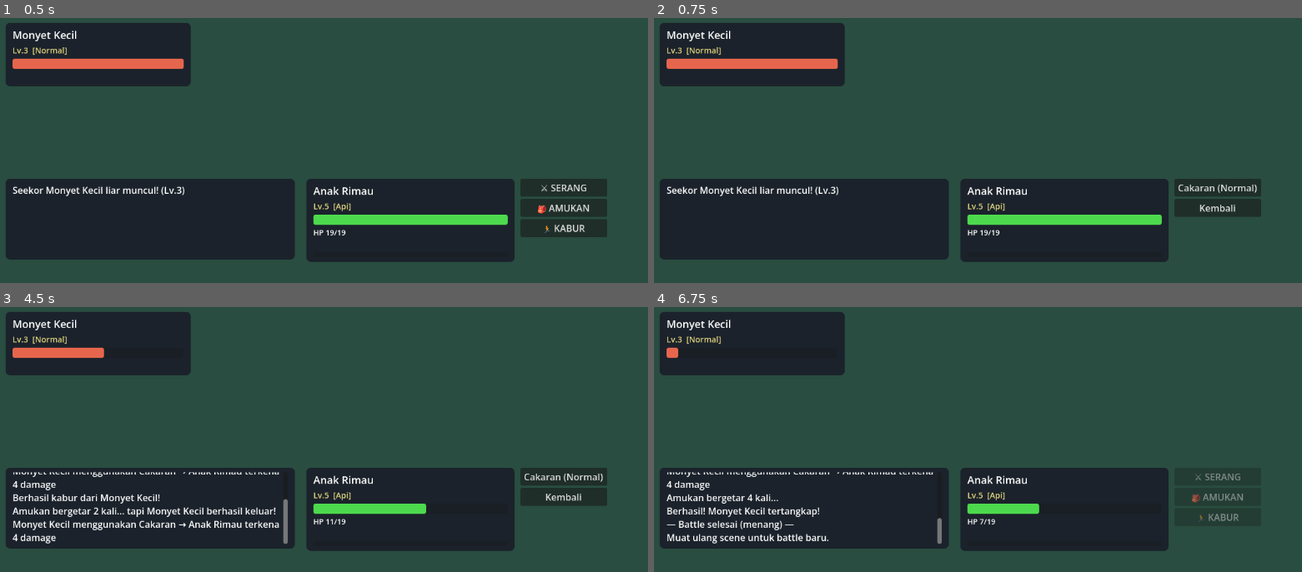
Above: before the commit, frames 1-4 (two rows, left to right).
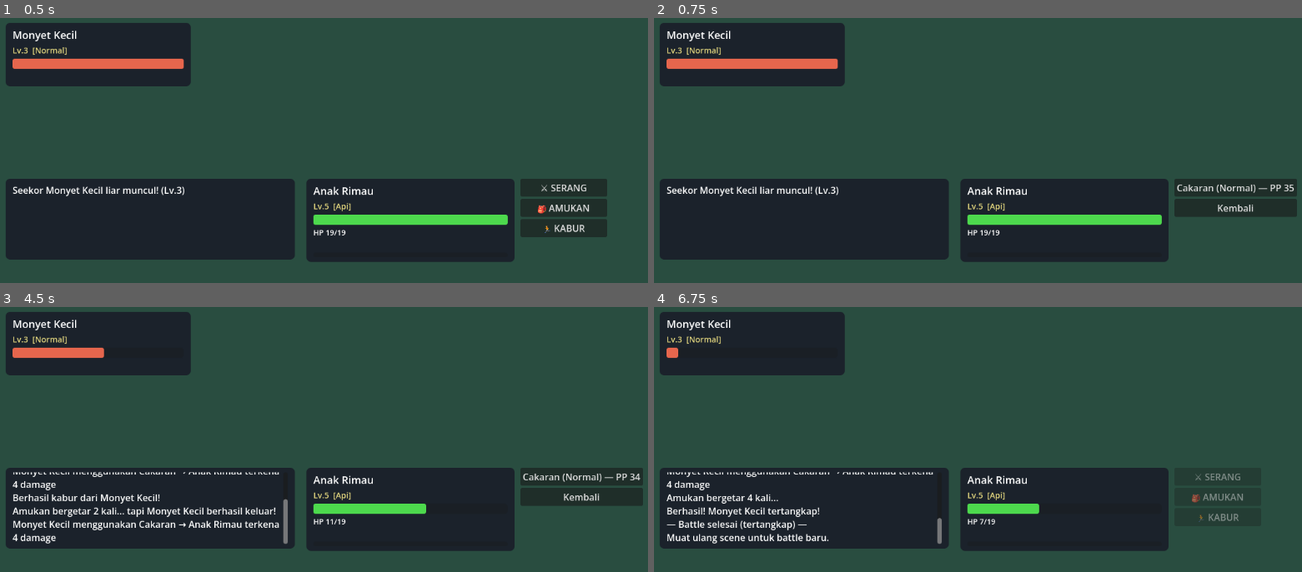
Above: after the commit, the same moments.

Repository: adminberitakarya-Aji/nusamon
Game: Godot game, scene res://game/battle/battle_scene.tscn
The game is run twice, just before and just after one commit, with the same random seed, the same clock (stepped at 60 frames per second) and the same inputs.
Inputs:
- Up to frame 1 (0.5 s): no input
- Up to frame 2 (0.75 s): click "⚔ SERANG" at 0.5 s
- Up to frame 3 (4.5 s): click "Cakaran (Normal)" (after the commit: "Cakaran (Normal) — PP 35") at 1.25 s; click "🏃 KABUR" at 2 s; click "🎒 AMUKAN" at 2.75 s; click "Amukan" at 3.5 s; click "⚔ SERANG" at 4.25 s
- Up to frame 4 (6.75 s): click "Cakaran (Normal)" (after the commit: "Cakaran (Normal) — PP 34") at 5 s; click "🎒 AMUKAN" at 5.75 s; click "Amukan Kuat" at 6.5 s

Frame 1 is identical in both runs. In frame 2, 1.1% of the frame differs, in the area x 80-100%, y 60-75%; in frame 3, 1.1%; in frame 4, 0.2%.

Commit message:
Fase 1 selesai: tahap stat (buff/debuff/heal) + PP & Meronta + fix efek saat kena + tes scene headless

Diff:
--- a/game/battle/battle_scene.gd
+++ b/game/battle/battle_scene.gd
@@ -1,7 +1,8 @@
 extends Control
 ## Battle scene prototipe NUSAMON — UI dibangun programatik.
 ## Pemakaian: jalankan proyek (scene utama) → battle vs Nusamon liar.
-## Sistem aktif: serang (4 move), Amukan (4 jenis), kabur, EXP, evolusi.
+## Sistem aktif: serang (4 move, PP), tahap stat (buff/debuff/heal), status,
+## Amukan (4 jenis), kabur, EXP, evolusi.
 
 const WILD_IDS := [22, 23, 24]          # rusa, monyet, ayam (Common — Jawa)
 const WILD_LEVEL_RANGE := [2, 6]
@@ -217,8 +218,12 @@
 # ------------------------------------------------------------ giliran & serangan
 
 func _pilih_move(idx: int) -> void:
+	var id := String(player.move_ids[idx])
+	if player.pp_move(id) <= 0:
+		_log("PP %s habis! Pilih move lain." % id)
+		return
 	_tutup_sub_menu()
-	var mv := BattleEngine.cari_move(moves_db, String(player.move_ids[idx]))
+	var mv := BattleEngine.cari_move(moves_db, id)
 	_giliran(true, mv)
 
 
@@ -239,12 +244,24 @@
 
 
 func _move_pemain_acak() -> Dictionary:
-	var id := String(player.move_ids[rng.randi_range(0, player.move_ids.size() - 1)])
+	var tersedia: Array = []
+	for id in player.move_ids:
+		if player.pp_move(String(id)) > 0:
+			tersedia.append(id)
+	if tersedia.is_empty():
+		return BattleEngine.SAMARAN  # semua PP habis
+	var id := String(tersedia[rng.randi_range(0, tersedia.size() - 1)])
 	return BattleEngine.cari_move(moves_db, id)
 
 
 func _move_acak_musuh() -> Dictionary:
-	var id := String(wild.move_ids[rng.randi_range(0, wild.move_ids.size() - 1)])
+	var tersedia: Array = []
+	for id in wild.move_ids:
+		if wild.pp_move(String(id)) > 0:
+			tersedia.append(id)
+	if tersedia.is_empty():
+		return BattleEngine.SAMARAN  # semua PP habis
+	var id := String(tersedia[rng.randi_range(0, tersedia.size() - 1)])
 	return BattleEngine.cari_move(moves_db, id)
 
 
@@ -257,13 +274,15 @@
 			continue
 		var target := b if p == a else a
 		var mv := move_a if p == a else move_b
-		_eksekusi_serang(p, target, mv)
+		p.pakai_move(String(mv.get("id", "")))  # PP berkurang walau meleset
+		if _eksekusi_serang(p, target, mv):
+			# efek lanjutan (status/buff/debuff/heal) hanya bila serangan kena
+			_cek_efek_move(p, mv, target)
 		_update_bars()
 		if target.is_fainted():
 			_log("%s pingsan!" % target.display_name)
 			_akhir_battle(target == wild)
 			return
-		_cek_efek_move(mv, target)
 	# fase akhir: efek status kedua sisi
 	_fase_status(a)
 	_fase_status(b)
@@ -278,25 +297,25 @@
 		return
 
 
-func _eksekusi_serang(penyerang: NusamonInstance, bertahan: NusamonInstance, mv: Dictionary) -> void:
+func _eksekusi_serang(penyerang: NusamonInstance, bertahan: NusamonInstance, mv: Dictionary) -> bool:
 	# cek tidur / kelumpuhan sebelum menyerang
 	if penyerang.status == "tidur":
 		_log("%s tidur nyenyak..." % penyerang.display_name)
-		return
+		return false
 	if penyerang.status == "kelumpuhan" and rng.randf() < BattleEngine.PELUANG_LOMPAT_KELUMPUHAN:
 		_log("%s lumpuh dan tidak bisa bergerak!" % penyerang.display_name)
-		return
+		return false
 	var hasil := BattleEngine.execute_move(penyerang, bertahan, mv, chart, rng)
 	if hasil["missed"]:
 		_log("%s menggunakan %s... tapi meleset!" % [
 			penyerang.display_name, mv.get("nama", "?")])
-		return
+		return false
 	if mv.get("power", 0) <= 0:
 		_log("%s menggunakan %s." % [penyerang.display_name, mv.get("nama", "?")])
-		return
+		return true
 	if float(hasil["eff"]) == 0.0:
 		_log("Tidak berefek ke %s!" % bertahan.display_name)
-		return
+		return false
 	bertahan.take_damage(int(hasil["damage"]))
 	var catatan := ""
 	if bool(hasil["kritis"]):
@@ -308,18 +327,38 @@
 	_log("%s menggunakan %s → %s terkena %d damage%s" % [
 		penyerang.display_name, mv.get("nama", "?"),
 		bertahan.display_name, int(hasil["damage"]), catatan])
-
-
-func _cek_efek_move(mv: Dictionary, target: NusamonInstance) -> void:
+	return true
+
+
+## Terapkan efekData move. Buff/heal menimpa PENGguna; debuff/status menimpa target.
+func _cek_efek_move(pengguna: NusamonInstance, mv: Dictionary, target: NusamonInstance) -> void:
 	var efek: Variant = mv.get("efekData")
 	if efek == null or typeof(efek) != TYPE_DICTIONARY:
 		return
 	var jenis := String((efek as Dictionary).get("jenis", ""))
 	var peluang := float((efek as Dictionary).get("peluang", 0.0))
-	var jenis_status := ["luka_bakar", "racun", "kelumpuhan", "tidur"]
-	if jenis_status.has(jenis) and target.status == "" and rng.randf() < peluang:
-		BattleEngine.terapkan_status(target, jenis, rng)
-		_log("%s terkena status %s!" % [target.display_name, jenis])
+	match jenis:
+		"luka_bakar", "racun", "kelumpuhan", "tidur":
+			if target.status == "" and rng.randf() < peluang:
+				BattleEngine.terapkan_status(target, jenis, rng)
+				_log("%s terkena status %s!" % [target.display_name, jenis])
+		"debuff_atk":
+			if rng.randf() < peluang:
+				target.ubah_tahap_stat("atk", -1)
+				_log("ATK %s turun!" % target.display_name)
+		"buff_atk":
+			if rng.randf() < peluang:
+				pengguna.ubah_tahap_stat("atk", 1)
+				_log("ATK %s naik!" % pengguna.display_name)
+		"buff_def":
+			if rng.randf() < peluang:
+				pengguna.ubah_tahap_stat("def", 1)
+				_log("DEF %s naik!" % pengguna.display_name)
+		"heal_50":
+			if rng.randf() < peluang:
+				var pulih := maxi(1, int(floor(float(pengguna.max_hp) / 2.0)))
+				pengguna.heal(pulih)
+				_log("%s memulihkan %d HP!" % [pengguna.display_name, pulih])
 
 
 func _fase_status(mon: NusamonInstance) -> void:
@@ -348,10 +387,10 @@
 		_selesai(false)
 
 
-func _selesai(menang: bool) -> void:
+func _selesai(menang: bool, teks := "") -> void:
 	turn_aktif = true
 	_semua_menu(true)
-	_log("— Battle selesai (%s) —" % ("menang" if menang else "kalah"))
+	_log("— Battle selesai (%s) —" % (teks if teks != "" else ("menang" if menang else "kalah")))
 	_log("Muat ulang scene untuk battle baru.")
 
 
@@ -388,7 +427,7 @@
 		if getar > 0:
 			_log("Amukan bergetar %d kali..." % getar)
 		_log("Berhasil! %s tertangkap!" % wild.display_name)
-		_selesai(true)
+		_selesai(true, "tertangkap")
 		return
 	if getar > 0:
 		_log("Amukan bergetar %d kali... tapi %s berhasil keluar!" % [
@@ -420,8 +459,10 @@
 	for i in player.move_ids.size():
 		var mv := BattleEngine.cari_move(moves_db, String(player.move_ids[i]))
 		var idx := i
-		_tombol_menu("%s (%s)" % [mv.get("nama", ""), mv.get("tipe", "?")], menu_move,
-			func() -> void: _pilih_move(idx))
+		var pp := player.pp_move(String(mv.get("id", "")))
+		var b := _tombol_menu("%s (%s) — PP %d" % [mv.get("nama", ""), mv.get("tipe", "?"), pp],
+			menu_move, func() -> void: _pilih_move(idx))
+		b.disabled = pp <= 0
 	_tombol_menu("Kembali", menu_move, _tutup_sub_menu)
 	menu_move.visible = true
 
--- a/game/scripts/core/battle_engine.gd
+++ b/game/scripts/core/battle_engine.gd
@@ -12,6 +12,17 @@
 const RAND_MAX := 1.0
 
 const PELUANG_LOMPAT_KELUMPUHAN := 0.25
+
+## Move darurat bila semua PP habis (konvensi Pokémon: Struggle).
+const SAMARAN := {
+	"id": "meronta", "nama": "Meronta", "tipe": "Normal", "kategori": "fisik",
+	"power": 50, "akurasi": 100, "prioritas": 0, "efekData": null
+}
+
+
+## Faktor tahap stat (konvensi Pokémon): +1=×1.5, −1=×2/3, batas -6..+6.
+static func faktor_tahap(tahap: int) -> float:
+	return (2.0 + tahap) / 2.0 if tahap >= 0 else 2.0 / (2.0 - tahap)
 
 
 ## Cari move berdasarkan id di data/moves.json.
@@ -41,12 +52,12 @@
 	if power <= 0.0:
 		return hasil
 
-	# 3) stat serang/bertahan sesuai kategori
+	# 3) stat serang/bertahan sesuai kategori + tahap stat (buff/debuff)
 	var kategori := String(move.get("kategori", "fisik"))
 	var atk_key := "atk" if kategori == "fisik" else "spa"
 	var def_key := "def" if kategori == "fisik" else "spd"
-	var atk := float(penyerang.stats[atk_key])
-	var defn := float(bertahan.stats[def_key])
+	var atk := float(penyerang.stats[atk_key]) * faktor_tahap(int(penyerang.stat_stages.get(atk_key, 0)))
+	var defn := float(bertahan.stats[def_key]) * faktor_tahap(int(bertahan.stat_stages.get(def_key, 0)))
 	# luka bakar memotong serangan fisik
 	if kategori == "fisik" and penyerang.status == "luka_bakar":
 		atk *= 0.5
@@ -85,8 +96,8 @@
 	var pri_b := int(move_b.get("prioritas", 0))
 	if pri_a != pri_b:
 		return [a, b] if pri_a > pri_b else [b, a]
-	var spe_a := int(a.stats["spe"])
-	var spe_b := int(b.stats["spe"])
+	var spe_a := float(a.stats["spe"]) * faktor_tahap(int(a.stat_stages.get("spe", 0)))
+	var spe_b := float(b.stats["spe"]) * faktor_tahap(int(b.stat_stages.get("spe", 0)))
 	if spe_a == spe_b:
 		return [a, b]
 	return [a, b] if spe_a > spe_b else [b, a]
@@ -100,6 +111,7 @@
 
 
 ## Efek status di akhir giliran; mengembalikan pesan untuk log battle.
+## Catatan: kelumpuhan dicek saat mon mencoba beraksi (battle_scene), bukan di sini.
 static func akhir_giliran_status(mon: NusamonInstance, rng: RandomNumberGenerator) -> String:
 	match mon.status:
 		"luka_bakar":
@@ -110,9 +122,6 @@
 			var d: int = maxi(1, int(floor(float(mon.max_hp) / 8.0)))
 			mon.take_damage(d)
 			return "%s kesakitan karena racun (-%d HP)" % [mon.display_name, d]
-		"kelumpuhan":
-			if rng.randf() < PELUANG_LOMPAT_KELUMPUHAN:
-				return "%s lumpuh dan tidak bisa bergerak!" % mon.display_name
 		"tidur":
 			mon.status_turn -= 1
 			if mon.status_turn <= 0:
--- a/game/scripts/core/nusamon_instance.gd
+++ b/game/scripts/core/nusamon_instance.gd
@@ -18,6 +18,8 @@
 var status := ""            # "", "luka_bakar", "racun", "kelumpuhan", "tidur"
 var status_turn := 0        # penghitung untuk status berdurasi (tidur)
 var exp_total := 0          # akumulasi EXP (kurva medium-fast: level^3)
+var stat_stages := {}       # tahap stat battle: atk/def/spa/spd/spe -> -6..+6
+var move_pp := {}           # sisa PP per move id (data moves.json: field "poin")
 
 
 ## Bangun instans dari data JSON.
@@ -41,6 +43,7 @@
 	inst.stats = _stat_runtime(base_stats, level)
 	inst.current_hp = inst.max_hp
 	inst.exp_total = level * level * level
+	inst.stat_stages = {"atk": 0, "def": 0, "spa": 0, "spd": 0, "spe": 0}
 	inst._ambil_moves(detail, level)
 	return inst
 
@@ -66,8 +69,9 @@
 	return hasil
 
 
-## Ambil move dari learnset yang tersedia pada level tsb (maks. 4, yang terbaru).
-func _ambil_moves(detail: Dictionary, level: int) -> void:
+## Ambil move dari learnset yang tersedia pada level tsb (maks. 4, yang terbaru)
+## dan isi PP penuh dari data moves.json (field "poin").
+func _ambil_moves(detail: Dictionary, level: int, moves_db: Dictionary = {}) -> void:
 	var tercapai: Array = []
 	for l in detail.get("learnset", []):
 		if int(l.get("lv", 0)) <= level:
@@ -75,6 +79,15 @@
 	while tercapai.size() > 4:
 		tercapai.pop_front()
 	move_ids = tercapai
+	var db := moves_db
+	if db.is_empty():
+		db = NusamonData.load_moves()
+	move_pp.clear()
+	for id in move_ids:
+		for mv in db.get("moves", []):
+			if String(mv.get("id", "")) == String(id):
+				move_pp[String(id)] = int(mv.get("poin", 10))
+				break
 
 
 func take_damage(nilai: int) -> void:
@@ -87,3 +100,26 @@
 
 func is_fainted() -> bool:
 	return current_hp <= 0
+
+
+## Ubah tahap stat battle (mis. +1 buff_atk). Dibatasi -6..+6 (konvensi Pokémon).
+## Mengembalikan jumlah tahap yang benar-benar terpakai.
+func ubah_tahap_stat(kunci: String, delta: int) -> int:
+	var sekarang := int(stat_stages.get(kunci, 0))
+	var baru := clampi(sekarang + delta, -6, 6)
+	stat_stages[kunci] = baru
+	return baru - sekarang
+
+
+## Kurangi PP 1; false bila PP sudah 0. Move tanpa data PP (mis. Meronta) selalu bisa.
+func pakai_move(id: String) -> bool:
+	if not move_pp.has(id):
+		return true
+	if int(move_pp[id]) <= 0:
+		return false
+	move_pp[id] = int(move_pp[id]) - 1
+	return true
+
+
+func pp_move(id: String) -> int:
+	return int(move_pp.get(id, 0))
--- a/game/tests/test_battle.gd
+++ b/game/tests/test_battle.gd
@@ -128,6 +128,59 @@
 	teracuni.take_damage(9999)
 	cek("take_damage(9999) -> pingsan", teracuni.is_fainted() and teracuni.current_hp == 0)
 
+	# ---------- 9. tahap stat (buff/debuff) & PP & samaran
+	cek("faktor_tahap(0) = 1", is_equal_approx(BattleEngine.faktor_tahap(0), 1.0))
+	cek("faktor_tahap(1) = 1.5", is_equal_approx(BattleEngine.faktor_tahap(1), 1.5))
+	cek("faktor_tahap(-1) = 2/3", is_equal_approx(BattleEngine.faktor_tahap(-1), 2.0 / 3.0))
+	var buff := NusamonInstance.create(rimau, detail_rimau, 0, 5)
+	cek("tahap awal 0", buff.ubah_tahap_stat("atk", 2) == 2)
+	for i in 8:
+		buff.ubah_tahap_stat("atk", 1)
+	cek("tahap atk clamp di +6", int(buff.stat_stages["atk"]) == 6)
+
+	# buff atk → damage lebih besar (seed sama)
+	var p0 := NusamonInstance.create(rimau, detail_rimau, 0, 5)
+	var pg := NusamonInstance.create(rimau, detail_rimau, 0, 5)
+	pg.ubah_tahap_stat("atk", 1)
+	var t_def := NusamonInstance.create(rusa, data["detailSpesies"]["22"], 0, 10)
+	var rng7 := RandomNumberGenerator.new()
+	rng7.seed = 11
+	var r_nobuff := BattleEngine.execute_move(p0, t_def, cakar_bara, chart, rng7)
+	var rng8 := RandomNumberGenerator.new()
+	rng8.seed = 11
+	var r_buff := BattleEngine.execute_move(pg, t_def, cakar_bara, chart, rng8)
+	cek("buff atk menaikkan damage", int(r_buff["damage"]) > int(r_nobuff["damage"]),
+		"buff=" + str(r_buff["damage"]) + " dasar=" + str(r_nobuff["damage"]))
+
+	# debuff def target → damage yang diterima lebih besar
+	var t_def_minus := NusamonInstance.create(rusa, data["detailSpesies"]["22"], 0, 10)
+	t_def_minus.ubah_tahap_stat("def", -1)
+	var rng9 := RandomNumberGenerator.new()
+	rng9.seed = 11
+	var r_defminus := BattleEngine.execute_move(p0, t_def_minus, cakar_bara, chart, rng9)
+	cek("debuff def target menaikkan damage",
+		int(r_defminus["damage"]) > int(r_nobuff["damage"]))
+
+	# tahap spe mengubah urutan giliran: rusa lv10 spe 16 (+2 → 24) > monyet 18
+	var kura := NusamonInstance.create(rusa, data["detailSpesies"]["22"], 0, 10)
+	kura.ubah_tahap_stat("spe", 2)
+	var u2 := BattleEngine.urutan_giliran(m, move_biasa, kura, move_biasa)
+	cek("tahap spe mengubah urutan", u2[0] == kura)
+
+	# PP
+	var anak2 := NusamonInstance.create(rimau, detail_rimau, 0, 5)
+	cek("PP cakaran = 35", anak2.pp_move("cakaran") == 35, "aktual " + str(anak2.pp_move("cakaran")))
+	cek("pakai_move mengurangi PP", anak2.pakai_move("cakaran") and anak2.pp_move("cakaran") == 34)
+	anak2.move_pp["cakaran"] = 0
+	cek("pakai_move false saat PP 0", not anak2.pakai_move("cakaran"))
+	cek("SAMARAN power 50", int(BattleEngine.SAMARAN["power"]) == 50)
+
+	# C-2: kelumpuhan tidak lagi di-rol di fase akhir giliran
+	var lumpuh := NusamonInstance.create(rimau, detail_rimau, 0, 5)
+	lumpuh.status = "kelumpuhan"
+	cek("kelumpuhan tanpa pesan di fase akhir",
+		BattleEngine.akhir_giliran_status(lumpuh, RandomNumberGenerator.new()) == "")
+
 	# ---------- ringkasan
 	print("=== Hasil: %d lulus, %d gagal ===" % [lulus, gagal])
 	quit(1 if gagal > 0 else 0)
--- /dev/null
+++ b/game/tests/test_scene.gd
@@ -0,0 +1,69 @@
+extends SceneTree
+## Tes headless scene battle NUSAMON: UI terbangun + battle penuh disimulasikan
+## (lempar Amukan + serang sampai salah satu pingsan/tertangkap).
+## Jalankan: godot --headless --script game/tests/test_scene.gd
+## (atau: powershell -File tools\run_tests.ps1)
+
+var gagal := 0
+var lulus := 0
+
+
+func cek(nama: String, kondisi: bool, info := "") -> void:
+	if kondisi:
+		lulus += 1
+		print("[LULUS] " + nama)
+	else:
+		gagal += 1
+		print("[GAGAL] " + nama + (": " + info if info != "" else ""))
+
+
+func _init() -> void:
+	# SceneTree belum aktif saat _init — tunda sampai iterasi pertama,
+	# sehingga add_child memicu _ready() scene dengan benar.
+	_mulai.call_deferred()
+
+
+func _mulai() -> void:
+	print("=== Tes Scene Battle NUSAMON ===")
+	var paket: PackedScene = load("res://game/battle/battle_scene.tscn")
+	cek("scene battle termuat", paket != null)
+	if paket == null:
+		quit(1)
+		return
+	var scene: Control = paket.instantiate()
+	root.add_child(scene)
+
+	# ---------- 1. UI terbangun & battle siap
+	cek("panel musuh terisi nama", scene.wild_nama.text != "")
+	cek("panel pemain terisi nama", scene.p_nama.text != "")
+	cek("HP bar musuh tersetel", scene.wild_hp.max_value > 0)
+	cek("player dibuat", scene.player != null)
+	cek("wild dibuat", scene.wild != null)
+	cek("tahap stat awal 0", int(scene.player.stat_stages.get("atk", 99)) == 0)
+	cek("PP move terisi", int(scene.player.move_pp.get("cakaran", 0)) > 0)
+
+	# ---------- 2. menu move menampilkan PP & men-disable yang habis
+	scene._buka_menu_move()
+	cek("menu move punya tombol", scene.menu_move.get_child_count() > 1)
+	scene._tutup_sub_menu()
+
+	# ---------- 3. lempar Amukan (boleh gagal/berhasil — hasil tercatat di log)
+	for i in 3:
+		if scene.log_label.text.contains("Battle selesai"):
+			break
+		scene._lempar_amukan("amukan_super")
+	cek("percobaan tangkap tercatat di log",
+		scene.log_label.text.contains("Amukan") or scene.log_label.text.contains("tertangkap"))
+
+	# ---------- 4. simulasi battle penuh sampai selesai
+	var iterasi := 0
+	while not scene.log_label.text.contains("Battle selesai") and iterasi < 300:
+		scene._giliran(true, scene._move_pemain_acak())
+		iterasi += 1
+	cek("battle selesai dalam simulasi",
+		scene.log_label.text.contains("Battle selesai"), "iterasi=" + str(iterasi))
+	cek("turn terkunci di akhir battle", scene.turn_aktif)
+	cek("moveset pemain tersedia", scene.player.move_ids.size() > 0)
+
+	print("=== Hasil: %d lulus, %d gagal ===" % [lulus, gagal])
+	quit(1 if gagal > 0 else 0)
Not shown, changed: tools/run_tests.ps1
